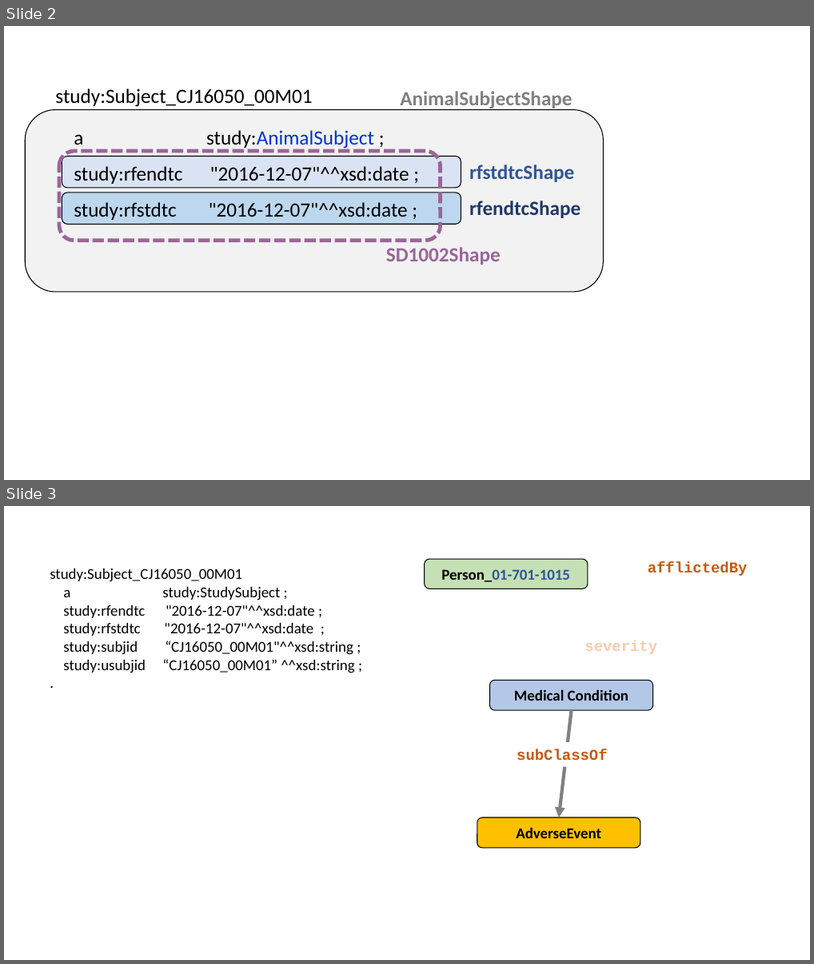
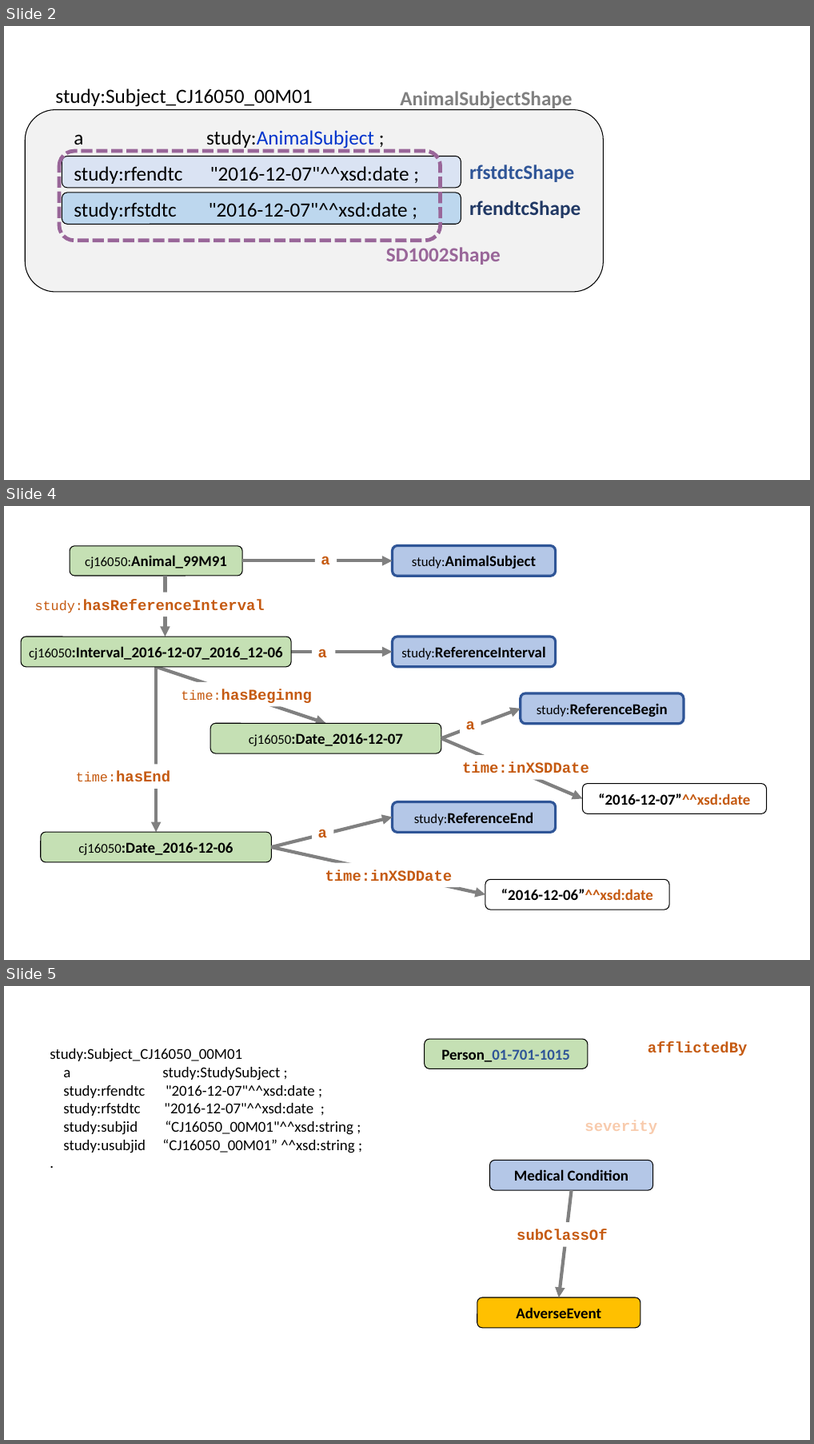
Before and after one commit to phuse-org/SENDConform, a slide deck: doc/images/ImageSources.pptx. Shown one above the other, each under a label of ours: slides 2 and 3 before the commit, slides 2, 4 and 5 after it; the slides between them are not shown. The pictures are 814x964 and 814x1444 pixels, drawn with LibreOffice and Linux fonts; fonts in the diff are those of the drawing. Boxes give left, top, right and bottom in pixels: in the first picture for what was removed or moved away, otherwise in the second. Text is boxed around its words. In the diff, an @@ line names an element or a change of style, - is before the commit and + after.

```diff
--- a/doc/images/ImageSources.pptx
+++ b/doc/images/ImageSources.pptx
@@ slide 4 added at (4, 506, 810, 960), background #FFFFFF @@
@@ rounded rectangle added at (70, 546, 243, 576), fill #C5E0B4, outline #000000 1 pt, 18 pt, text #000000, bold @@
+cj16050:Animal_99M91
@@ rounded rectangle added at (392, 546, 556, 576), fill #B4C7E7, outline #2F5597 3 pt, 18 pt, text #000000, bold @@
+study:AnimalSubject
@@ arrow added from (165, 576) to (165, 636), #808080 4 pt @@
@@ arrow added from (242, 560) to (392, 560), #808080 4 pt @@
@@ text added at (321, 556, 330, 564), 18 pt, text #C55A11, bold @@
+a
@@ text added at (35, 599, 265, 613), 18 pt, text #C55A11, bold @@
+study:hasReferenceInterval
@@ rounded rectangle added at (21, 636, 291, 667), fill #C5E0B4, outline #000000 1 pt, 18 pt, text #000000, bold @@
+cj16050:Interval_2016-12-07_2016_12-06
@@ text added at (318, 649, 327, 657), 18 pt, text #C55A11, bold @@
+a
@@ rounded rectangle added at (392, 636, 556, 667), fill #B4C7E7, outline #2F5597 3 pt, 18 pt, text #000000, bold @@
+study:ReferenceInterval
@@ arrow added from (156, 667) to (326, 723), #808080 4 pt @@
@@ arrow added from (156, 667) to (156, 832), #808080 4 pt @@
@@ arrow added from (291, 652) to (392, 652), #808080 4 pt @@
@@ text added at (181, 689, 312, 703), 18 pt, text #C55A11, bold @@
+time:hasBeginng
@@ rounded rectangle added at (521, 693, 684, 724), fill #B4C7E7, outline #2F5597 3 pt, 18 pt, text #000000, bold @@
+study:ReferenceBegin
@@ arrow added from (442, 738) to (521, 708), #808080 4 pt @@
@@ text added at (466, 721, 475, 729), 18 pt, text #C55A11, bold @@
+a
@@ rounded rectangle added at (211, 723, 442, 753), fill #C5E0B4, outline #000000 1 pt, 18 pt, text #000000, bold @@
+cj16050:Date_2016-12-07
@@ arrow added from (442, 738) to (583, 798), #808080 4 pt @@
@@ text added at (462, 762, 590, 773), 18 pt, text #C55A11, bold @@
+time:inXSDDate
@@ text added at (76, 771, 170, 781), 18 pt, text #C55A11, bold @@
+time:hasEnd
@@ rounded rectangle added at (583, 783, 767, 813), fill #FFFFFF, outline #000000 1 pt, 18 pt, text #000000, bold @@
+“2016-12-07”^^xsd:date
@@ arrow added from (271, 847) to (392, 817), #808080 4 pt @@
@@ rounded rectangle added at (392, 802, 556, 832), fill #B4C7E7, outline #2F5597 3 pt, 18 pt, text #000000, bold @@
+study:ReferenceEnd
@@ rounded rectangle added at (41, 832, 272, 862), fill #C5E0B4, outline #000000 1 pt, 18 pt, text #000000, bold @@
+cj16050:Date_2016-12-06
@@ text added at (318, 829, 327, 837), 18 pt, text #C55A11, bold @@
+a
@@ arrow added from (271, 847) to (486, 894), #808080 4 pt @@
@@ text added at (326, 870, 453, 880), 18 pt, text #C55A11, bold @@
+time:inXSDDate
@@ rounded rectangle added at (486, 880, 670, 909), fill #FFFFFF, outline #000000 1 pt, 18 pt, text #000000, bold @@
+“2016-12-06”^^xsd:date
@@ what was slide 3 is now slide 5 @@
```
Also in this commit, not shown: 1 other slide added, 16 other files.
